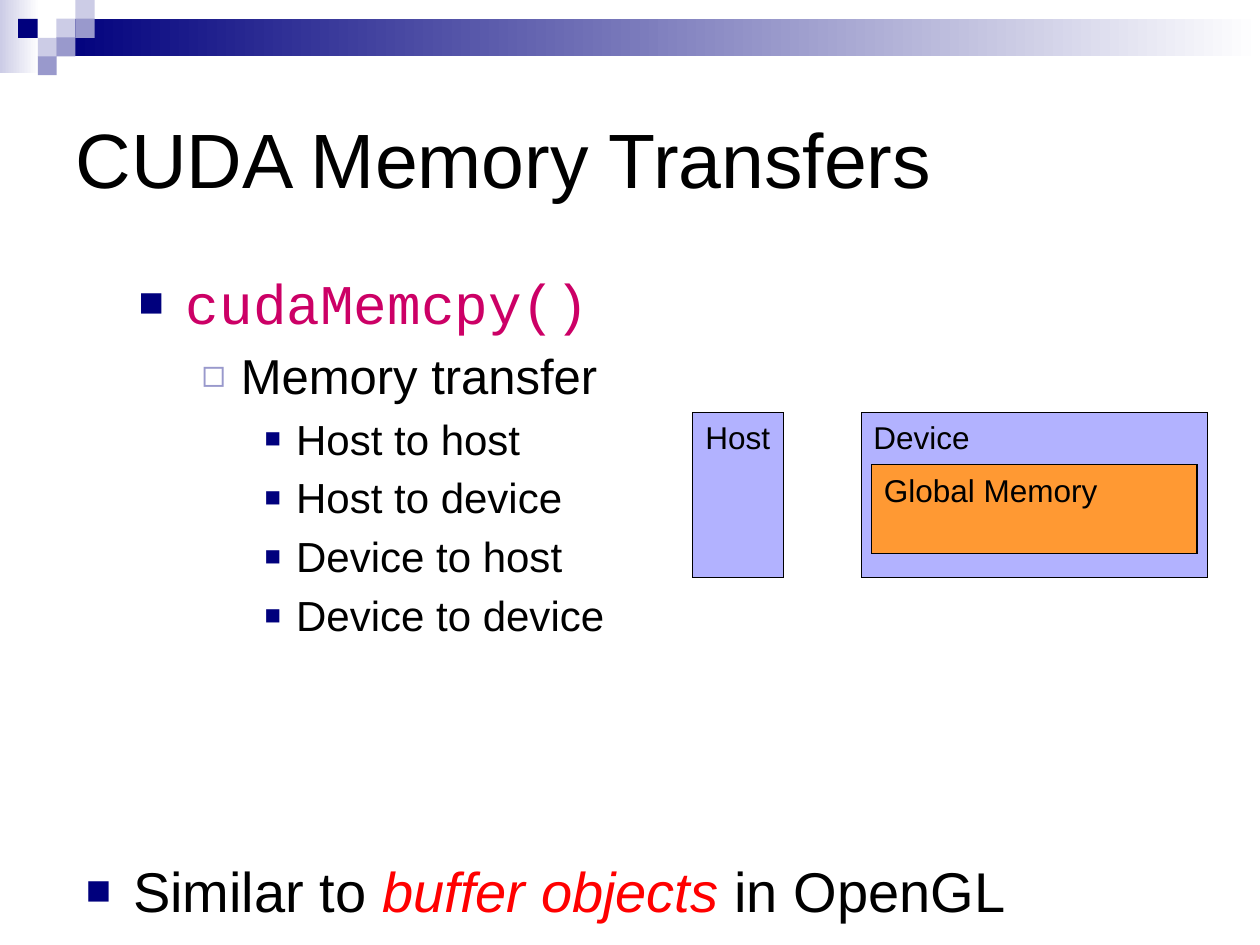
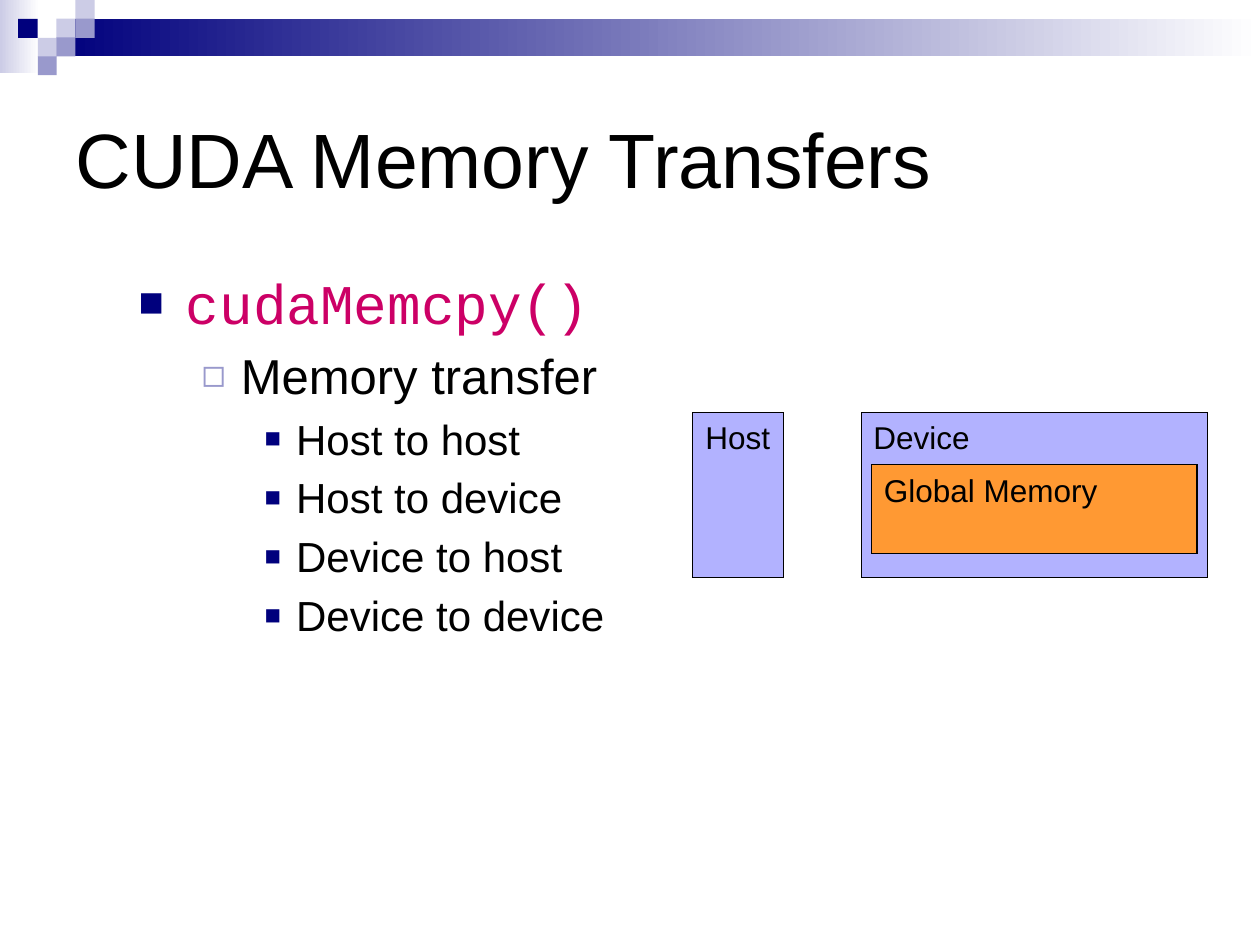
Before and after one commit to CIS565-Fall-2012/cis565-fall-2012.github.com, a slide deck: slide 30 of lectures/09-17-CUDA-Introduction-1-of-2.pptx (slide 32 before the commit). Drawn at 1260x945 pixels with LibreOffice and Linux fonts; fonts in the diff are those of the drawing. Boxes give left, top, right and bottom in pixels: in the first picture for what was removed or moved away, otherwise in the second. Text is boxed around its words. In the diff, an @@ line names an element or a change of style, - is before the commit and + after.

```diff
--- a/lectures/09-17-CUDA-Introduction-1-of-2.pptx
+++ b/lectures/09-17-CUDA-Introduction-1-of-2.pptx
@@ text removed at <box>133,871,1006,923</box> @@
-■ Similar to buffer objects in OpenGL
```
Also in this commit, not shown: 2 other slides changed, 3 slides removed, 1 other file.
